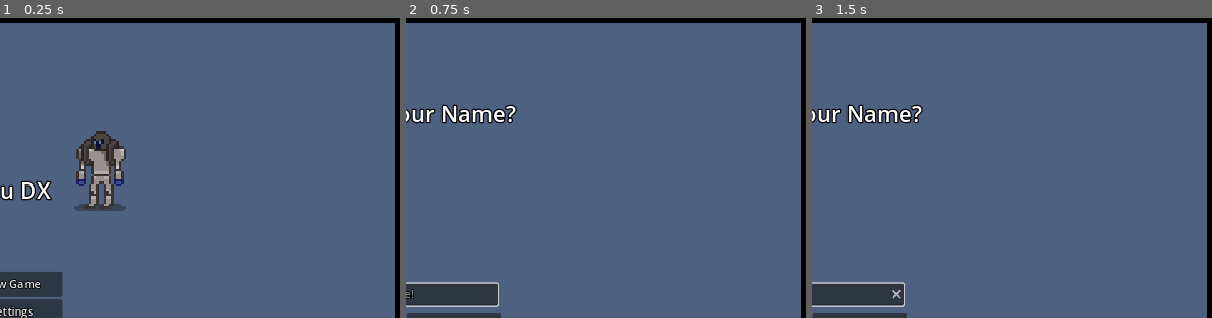
Above: before the commit, frames 1-3 (left to right).
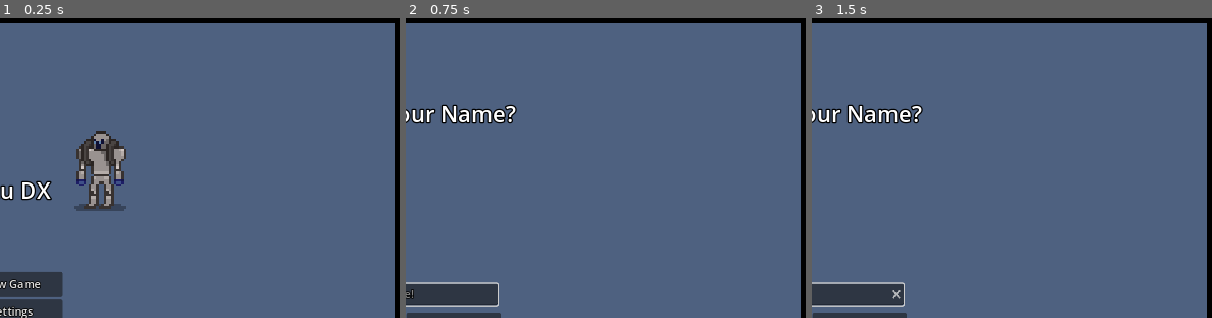
Above: after the commit, the same moments.

Repository: 123outerme/Shards-of-Grandeur
Game: Godot game, scene res://GameScenes/MainMenu.tscn
Two runs of this game, one before a commit and one after it. Both use one fixed random seed, a clock stepped at 60 frames per second and the inputs below.
Inputs (mouse positions are % of the whole screen's width and height, from its top left):
- Up to frame 1 (0.25 s): no input
- Up to frame 2 (0.75 s): click "New Game" at 0.5 s
- Up to frame 3 (1.5 s): click (50, 46) at 1.27 s; type "Alex" at 1.35 s
The pictures show only the part of the screen within x 50-100%, y 0-50%; the shares and areas given below are measured in that part.

The runs differ from the first frame. In frame 1, 0.1% of the frame differs, in the area x 23-28%, y 38-44%; in frame 2, nothing differs; in frame 3, nothing differs.

Commit message:
Add NPC for testing

Diff:
--- /dev/null
+++ b/Graphics/animations/dr_hudson.tres
@@ -0,0 +1,100 @@
+[gd_resource type="SpriteFrames" load_steps=15 format=3 uid="uid://dpv5h88cccjko"]
+
+[ext_resource type="Texture2D" uid="uid://brbglmrs0uf5r" path="res://Graphics/characters/dr_hudson/dr_hudson_stand.png" id="1_coa1o"]
+[ext_resource type="Texture2D" uid="uid://71icupts737j" path="res://Graphics/characters/dr_hudson/dr_hudson_talk.png" id="2_v8llw"]
+[ext_resource type="Texture2D" uid="uid://b7x3l5s6cfrqi" path="res://Graphics/characters/dr_hudson/dr_hudson_walk.png" id="2_xbaf2"]
+
+[sub_resource type="AtlasTexture" id="AtlasTexture_7wjyf"]
+atlas = ExtResource("1_coa1o")
+region = Rect2(0, 0, 16, 16)
+
+[sub_resource type="AtlasTexture" id="AtlasTexture_p16sp"]
+atlas = ExtResource("2_v8llw")
+region = Rect2(0, 0, 16, 16)
+
+[sub_resource type="AtlasTexture" id="AtlasTexture_uedpt"]
+atlas = ExtResource("2_v8llw")
+region = Rect2(16, 0, 16, 16)
+
+[sub_resource type="AtlasTexture" id="AtlasTexture_682f4"]
+atlas = ExtResource("2_xbaf2")
+region = Rect2(0, 0, 16, 16)
+
+[sub_resource type="AtlasTexture" id="AtlasTexture_pxtm7"]
+atlas = ExtResource("2_xbaf2")
+region = Rect2(16, 0, 16, 16)
+
+[sub_resource type="AtlasTexture" id="AtlasTexture_fp3a3"]
+atlas = ExtResource("2_xbaf2")
+region = Rect2(32, 0, 16, 16)
+
+[sub_resource type="AtlasTexture" id="AtlasTexture_05r4q"]
+atlas = ExtResource("2_xbaf2")
+region = Rect2(48, 0, 16, 16)
+
+[sub_resource type="AtlasTexture" id="AtlasTexture_dbxa4"]
+atlas = ExtResource("2_xbaf2")
+region = Rect2(64, 0, 16, 16)
+
+[sub_resource type="AtlasTexture" id="AtlasTexture_03avp"]
+atlas = ExtResource("2_xbaf2")
+region = Rect2(80, 0, 16, 16)
+
+[sub_resource type="AtlasTexture" id="AtlasTexture_hbphy"]
+atlas = ExtResource("2_xbaf2")
+region = Rect2(96, 0, 16, 16)
+
+[sub_resource type="AtlasTexture" id="AtlasTexture_m1pxs"]
+atlas = ExtResource("2_xbaf2")
+region = Rect2(112, 0, 16, 16)
+
+[resource]
+animations = [{
+"frames": [{
+"duration": 1.0,
+"texture": SubResource("AtlasTexture_7wjyf")
+}],
+"loop": true,
+"name": &"stand",
+"speed": 5.0
+}, {
+"frames": [{
+"duration": 1.0,
+"texture": SubResource("AtlasTexture_p16sp")
+}, {
+"duration": 1.0,
+"texture": SubResource("AtlasTexture_uedpt")
+}],
+"loop": true,
+"name": &"talk",
+"speed": 5.0
+}, {
+"frames": [{
+"duration": 1.0,
+"texture": SubResource("AtlasTexture_682f4")
+}, {
+"duration": 1.0,
+"texture": SubResource("AtlasTexture_pxtm7")
+}, {
+"duration": 1.0,
+"texture": SubResource("AtlasTexture_fp3a3")
+}, {
+"duration": 1.0,
+"texture": SubResource("AtlasTexture_05r4q")
+}, {
+"duration": 1.0,
+"texture": SubResource("AtlasTexture_dbxa4")
+}, {
+"duration": 1.0,
+"texture": SubResource("AtlasTexture_03avp")
+}, {
+"duration": 1.0,
+"texture": SubResource("AtlasTexture_hbphy")
+}, {
+"duration": 1.0,
+"texture": SubResource("AtlasTexture_m1pxs")
+}],
+"loop": true,
+"name": &"walk",
+"speed": 4.0
+}]
--- a/Prefabs/Entities/NPC.tscn
+++ b/Prefabs/Entities/NPC.tscn
@@ -6,13 +6,13 @@
 [sub_resource type="SpriteFrames" id="SpriteFrames_518hb"]
 
 [sub_resource type="RectangleShape2D" id="RectangleShape2D_jblse"]
-size = Vector2(8, 8)
+size = Vector2(16, 16)
 
 [sub_resource type="RectangleShape2D" id="RectangleShape2D_ycftu"]
-size = Vector2(16, 16)
+size = Vector2(24, 24)
 
 [sub_resource type="RectangleShape2D" id="RectangleShape2D_wk2vr"]
-size = Vector2(16, 16)
+size = Vector2(32, 32)
 
 [node name="NPC" type="CharacterBody2D" groups=["AutonomousMove", "Persist"]]
 z_index = -10
@@ -26,11 +26,11 @@
 shape = SubResource("RectangleShape2D_jblse")
 
 [node name="NavAgent" type="NavigationAgent2D" parent="."]
-path_desired_distance = 0.75
-target_desired_distance = 0.75
-path_max_distance = 10.0
+path_desired_distance = 2.0
+target_desired_distance = 2.0
+path_max_distance = 16.0
 path_postprocessing = 1
-radius = 8.0
+radius = 16.0
 neighbor_distance = 50.0
 max_speed = 2.0
 script = ExtResource("2_fvlbl")
--- a/Prefabs/Maps/TestMap3.tscn
+++ b/Prefabs/Maps/TestMap3.tscn
@@ -1,9 +1,11 @@
-[gd_scene load_steps=6 format=3 uid="uid://chea0046uctgc"]
+[gd_scene load_steps=8 format=3 uid="uid://chea0046uctgc"]
 
 [ext_resource type="TileSet" uid="uid://ccf5vxiigjqru" path="res://Graphics/Test16Tileset.tres" id="1_6yr5t"]
 [ext_resource type="PackedScene" uid="uid://qx5fovogo7h3" path="res://Prefabs/Entities/EnemySpawner.tscn" id="2_1l8um"]
 [ext_resource type="Script" path="res://Scripts/OverworldEnemy/SpawnerData.gd" id="3_2wtv2"]
 [ext_resource type="Resource" uid="uid://bhg4i01ukcdvd" path="res://GameData/Combatants/rat.tres" id="4_hofab"]
+[ext_resource type="PackedScene" uid="uid://bsalesakrx8yy" path="res://Prefabs/Entities/NPC.tscn" id="5_spsav"]
+[ext_resource type="SpriteFrames" uid="uid://dpv5h88cccjko" path="res://Graphics/animations/dr_hudson.tres" id="6_ehp77"]
 
 [sub_resource type="Resource" id="Resource_ix4ns"]
 script = ExtResource("3_2wtv2")
@@ -47,3 +49,29 @@
 spawnerData = SubResource("Resource_ix4ns")
 combatant = ExtResource("4_hofab")
 tilemap = NodePath("..")
+
+[node name="NPC" parent="TileMap" instance=ExtResource("5_spsav")]
+position = Vector2(-56, -74)
+displayName = "Dr. Hudson"
+saveName = "dr_hudson"
+stdDialogue = Array[String](["Hello sport, it seems I have locked myself out of my home at the moment, do come back when I can access it again!"])
+
+[node name="NPCSprite" parent="TileMap/NPC" index="0"]
+sprite_frames = ExtResource("6_ehp77")
+animation = &"stand"
+
+[node name="ColliderShape" parent="TileMap/NPC" index="1"]
+debug_color = Color(0, 0.6, 0.701961, 0)
+
+[node name="NavAgent" parent="TileMap/NPC" index="2"]
+targetPoints = Array[Vector2]([Vector2(56, -74), Vector2(-56, -74)])
+loops = -1
+maxSpeed = 30
+
+[node name="TalkAreaShape" parent="TileMap/NPC/TalkArea" index="0"]
+debug_color = Color(0, 0.6, 0.701961, 0)
+
+[node name="MoveTriggerShape" parent="TileMap/NPC/MoveTrigger" index="0"]
+debug_color = Color(0, 0.6, 0.701961, 0)
+
+[editable path="TileMap/NPC"]
--- a/Scripts/NPCs/NPCMovement.gd
+++ b/Scripts/NPCs/NPCMovement.gd
@@ -25,6 +25,10 @@
 			NPC.npcSprite.play('walk')
 		else:
 			NPC.npcSprite.play('stand')
+		if vel.x < 0:
+			NPC.npcSprite.flip_h = true
+		if vel.x > 0:
+			NPC.npcSprite.flip_h = false
 
 func update_target_pos():
 	if disableMovement:
--- a/Scripts/NPCs/NPCscript.gd
+++ b/Scripts/NPCs/NPCscript.gd
@@ -86,7 +86,6 @@
 	return data.dialogueItems[data.dialogueIndex]
 
 func advance_dialogue():
-	npcSprite.play('talk')
 	if len(data.dialogueItems) == 0: # if empty, try computing the dialogue
 		reset_dialogue()
 
@@ -97,6 +96,9 @@
 		for q in acceptableQuests:
 			PlayerResources.questInventory.accept_quest(q)
 		PlayerResources.questInventory.progress_quest(saveName, QuestStep.Type.TALK)
+		npcSprite.play('stand')
+	else:
+		npcSprite.play('talk')
 
 	if data.dialogueIndex == 0: # conversation just started
 		data.previousDisableMove = true # make sure NPC movement state is paused on save/load
@@ -138,8 +140,6 @@
 
 func unpause_movement():
 	NavAgent.disableMovement = data.previousDisableMove # unpause if previously was unpaused
-	if not NavAgent.disableMovement:
-		NavAgent.update_target_pos()
 
 func _on_npc_sprite_animation_finished():
 	npcSprite.play('stand')
--- a/Scripts/Player/PlayerController.gd
+++ b/Scripts/Player/PlayerController.gd
@@ -87,6 +87,7 @@
 
 func advance_dialogue(canStart: bool = true):
 	if talkNPC != null:
+		sprite.play('stand')
 		if not canStart and not disableMovement: # if we are pressing game_decline, do not start conversation!
 			return
 		talkNPC.advance_dialogue()
Binary file added: Graphics/characters/dr_hudson/dr_hudson_stand.png
Not shown, added: Graphics/characters/dr_hudson/dr_hudson_stand.png.import
Binary file added: Graphics/characters/dr_hudson/dr_hudson_talk.png
Not shown, added: Graphics/characters/dr_hudson/dr_hudson_talk.png.import
Binary file added: Graphics/characters/dr_hudson/dr_hudson_walk.png
Not shown, added: Graphics/characters/dr_hudson/dr_hudson_walk.png.import
Binary file changed: Graphics/ui/knight.png
